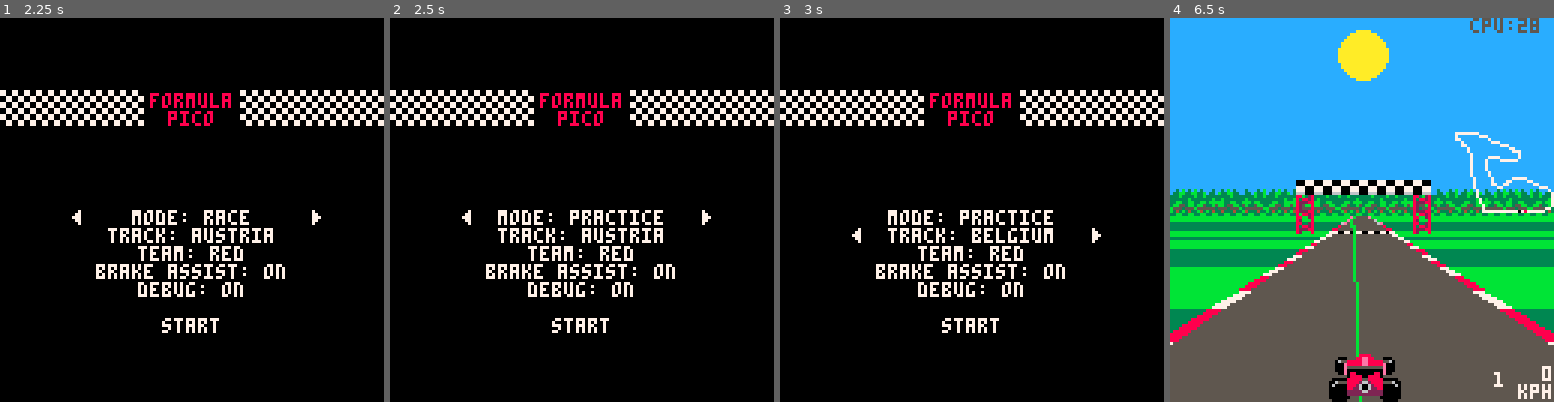
Above: before the commit, frames 1-4 (left to right).
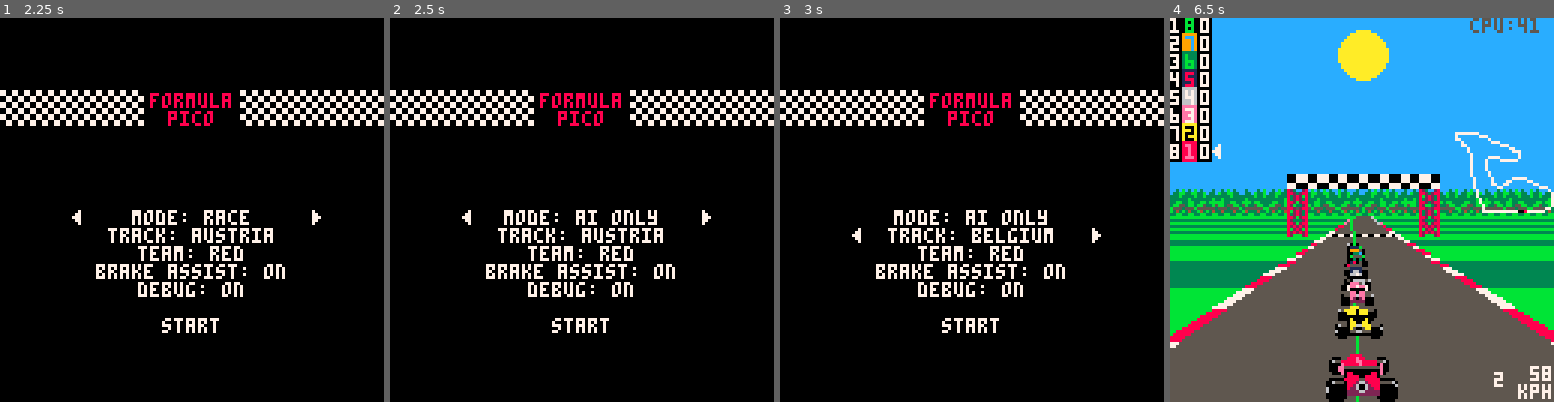
Above: after the commit, the same moments.

Repository: Joeltronics/formula_pico
Game: PICO-8 cartridge formula_pico.p8
Same seed, same stepped clock (60 frames per second), same inputs: the game is played once before the commit and once after it.
Inputs:
- Up to frame 1 (2.25 s): tap X (X key) at 0.33, 1.07, 1.85 s; tap O (Z key) at 0.7, 1.7, 2.1 s; hold Right 1.6-2.1 s; hold Up from 2.15 s (still down)
- Up to frame 2 (2.5 s): release Up at 2.42 s; hold Right from 2.47 s (still down)
- Up to frame 3 (3 s): keep holding Right; tap O (Z key) at 2.5, 2.9 s; tap X (X key) at 2.97 s
- Up to frame 4 (6.5 s): release Right at 3.03 s; hold Left 3.08-3.58 s; tap O (Z key) every 0.4 s from 3.3 to 6.1 s; hold Down 3.63-3.97 s; hold Right 4.02-4.68 s; tap X (X key) at 4.08, 5.2, 6.32 s; hold Up 4.73-5.03 s; hold Left 5.08-5.68 s; hold Down 5.73-6.03 s; hold Right from 6.08 s (still down)

Frame 1 is identical in both runs. In frame 2, 0.7% of the frame differs, in the area x 28-72%, y 50-54%; in frame 3, 0.7%; in frame 4, 20%, in the area x 0-100%, y 0-100%.

Commit message:
AI cars steer along racing line
* Basic logic, could stand to be improved
* Also add AI only mode

Diff:
--- a/game_logic.lua
+++ b/game_logic.lua
@@ -1,14 +1,14 @@
 
-function init_game(track_idx, team_idx, ghost, num_other_cars)
+function init_game(track_idx, team_idx, ghost, num_other_cars, ai_only)
 	road = tracks[track_idx]
 	if (debug) poke(0x5F2D, 1)  -- enable keyboard
 	poke(0x5f36, 0x40)  -- prevent printing at bottom of screen from triggering scroll
-	init_cars(team_idx, ghost, num_other_cars)
+	init_cars(team_idx, ghost, num_other_cars, ai_only)
 	init_track()
 	init_minimap()
 end
 
-function init_cars(team_idx, ghost, num_other_cars)
+function init_cars(team_idx, ghost, num_other_cars, ai_only)
 
 	collisions = not ghost
 	cars = {}
@@ -26,7 +26,7 @@
 			[13]=palette[6],  -- floor
 		}
 
-		local ai = zidx ~= 0
+		local ai = (zidx ~= 0) or ai_only
 
 		local segment_idx = 1 + zidx
 		local is_ghost = ghost and zidx == 1
@@ -259,6 +259,8 @@
 
 	-- Apply acceleration/braking
 
+	-- FIXME: there's a bug here, once you hit max speed you can't brake
+
 	if speed > limit_speed then
 		-- Wall or grass - brake to limit speed
 		speed = max(speed - decel, limit_speed)
@@ -325,12 +327,40 @@
 
 function tick_car_steering(car, steering_input, accel_brake_input)
 
+	if car.ai then
+		local section = road[car.section_idx]
+
+		-- Look ahead by dz estimate (Won't know true dz until after steering)
+		-- TODO: smarter clipping logic at end of segment (look ahead to next segment)
+		local dz_estimate = min(car.segment_idx + car.subseg + car.speed * speed_scale - 1, section.length)
+
+		local target_x = section.entrance_x + dz_estimate*section.racing_line_dx
+		if (racing_line_sine_interp) target_x = sin(target_x)
+		target_x *= road.half_width
+
+		local steer_strength = 1
+		-- TODO
+		-- local brake_dist = distance_to_next_braking_point(section, car.segment_plus_subseg)
+		-- if (brake_dist > 31) steer_strength = 0.5
+		-- if (brake_dist > 63) steer_strength = 0.25
+		-- if (brake_dist > 127) steer_strength = 0.125
+		-- if (abs(target_x - car.x) > 1) steer_strength = 1
+
+		if target_x < car.x - 0.01 then
+			steering_input = -steer_strength
+		elseif target_x > car.x + 0.01 then
+			steering_input = steer_strength
+		else
+			steering_input = 0
+			-- HACK: logic doesn't take accumulator into account, so we would overshoot
+			-- So Just reset the accumulator when we're at racing line
+			car.steer_accum = 0
+		end
+	end
+
 	-- Only steer when moving (but ramp this effect up from 0)
 	local steering_scale = min(16*car.speed, 1)
 	local steering_input_scaled = steering_input * steering_scale
-
-	-- TODO: steer, following racing line
-	if (car.ai) return steering_input_scaled
 
 	--[[ Steering accumulator:
 	Don't just start turning immediately; add some acceleration in the X axis
@@ -359,7 +389,7 @@
 end
 
 function tick_car_corner(car, section, dz)
-	if (car.ai) return  -- TODO: apply this to AI cars once they steer
+	if (car.ai) return  -- TODO: apply this to AI cars
 	car.x -= turn_dx_scale * dz * section.tu
 end
 
--- a/generated_data.lua
+++ b/generated_data.lua
@@ -80,7 +80,7 @@
 	minimap_offset_x=4,
 	minimap_offset_y=2,
 	tree_bg=true,
-	sections_compressed="16,0;24,-1;40,-1,gndcol1=8,gndcol2=2;40,-1,1,gndcol1=8,gndcol2=2;40,-1,1,gndcol1=8,gndcol2=2;30,-1;10,-1,nil,nil,0.2857208251953125;12,0,nil,0.25,0.2857208251953125;12,1,nil,0.25,0.2857208251953125;16,0;24,-1;40,-1,gndcol1=1,gndcol2=12;40,-1,-1,gndcol1=1,gndcol2=12;40,-1,-1,gndcol1=1,gndcol2=12;30,-1;10,-1,nil,nil,0.2857208251953125;12,0,n …(61 unchanged characters)…
+	sections_compressed="16,0;24,-0.875;40,-0.75,gndcol1=8,gndcol2=2;40,-0.5,1,gndcol1=8,gndcol2=2;40,-0.5,1,gndcol1=8,gndcol2=2;30,-0.75;10,-1,nil,nil,0.2857208251953125;12,0,nil,0.25,0.2857208251953125;12,1,nil,0.25,0.2857208251953125;16,0;24,-0.875;40,-0.75,gndcol1=1,gndcol2=12;40,-0.5,-1,gndcol1=1,gndcol2=12;40,-0.5,-1,gndcol1=1,gndcol2=12;30,-0.75;10,-1,nil,nil,0.2857208251953125;12,0,n …(61 unchanged characters)…
 },
 {
 	name="dragstrip",
--- a/init_track.lua
+++ b/init_track.lua
@@ -50,11 +50,6 @@
 
 		-- Calculated values
 
-		if (racing_line_sine_interp) then
-			section.entrance_x = asin(section.entrance_x)
-			if (section.entrance_x >= 0.5) section.entrance_x -= 1
-		end
-
 		section.angle_per_seg = section.angle / section.length
 		section.tu = 16 * section.angle_per_seg
 
@@ -73,6 +68,14 @@
 		if (section.tnl) section.wall = road.half_width + shoulder_half_width
 
 		section.wall_clip = section.wall - car_half_width
+
+		section.entrance_x = clip_num(section.entrance_x, -section.wall_clip + 0.01, section.wall_clip - 0.01)
+		section.entrance_x = clip_num(section.entrance_x, -road.grass_x + 0.01, road.grass_x - 0.01)
+
+		if (racing_line_sine_interp) then
+			section.entrance_x = asin(section.entrance_x)
+			if (section.entrance_x >= 0.5) section.entrance_x -= 1
+		end
 
 		if (section.bgl) section.bgl = bg_objects[section.bgl]
 		if (section.bgc) section.bgc = bg_objects[section.bgc]
--- a/title_screen.lua
+++ b/title_screen.lua
@@ -31,11 +31,10 @@
 			-- 	num_other_cars = 1
 			-- 	ghost = true
 			-- elseif mode == 2 then
-			if mode == 1 then
-				num_other_cars = 7
-			end
+			if (mode >= 1) num_other_cars = 7
+			local ai_only = (mode == 2)
 
-			init_game(1 + track_zidx, 1 + team_zidx, ghost, num_other_cars)
+			init_game(1 + track_zidx, 1 + team_zidx, ghost, num_other_cars, ai_only)
 			return
 		else
 			row_zidx += 1
@@ -52,7 +51,7 @@
 	if (btnp(1)) incr += 1
 
 	if incr ~= 0 then
-		if (row_zidx == 0) mode = (mode + incr) % 2
+		if (row_zidx == 0) mode = (mode + incr) % 3
 		if (row_zidx == 1) track_zidx = (track_zidx + incr) % #tracks
 		if (row_zidx == 2) team_zidx = (team_zidx + incr) % #palettes
 		if (row_zidx == 3) brake_assist = not brake_assist
@@ -77,6 +76,7 @@
 	if (mode == 0) mode_str = 'practice'
 	-- if (mode == 1) mode_str = 'time trial'
 	if (mode == 1) mode_str = 'race'
+	if (mode == 2) mode_str = 'ai only'
 
 	print_centered("mode: " .. mode_str, 64, 64, 7)
 	print_centered("track: " .. tracks[track_zidx+1].name, 64, 70, 7)
Not shown, changed: TODO.md
Not shown, changed: track_data.yaml
